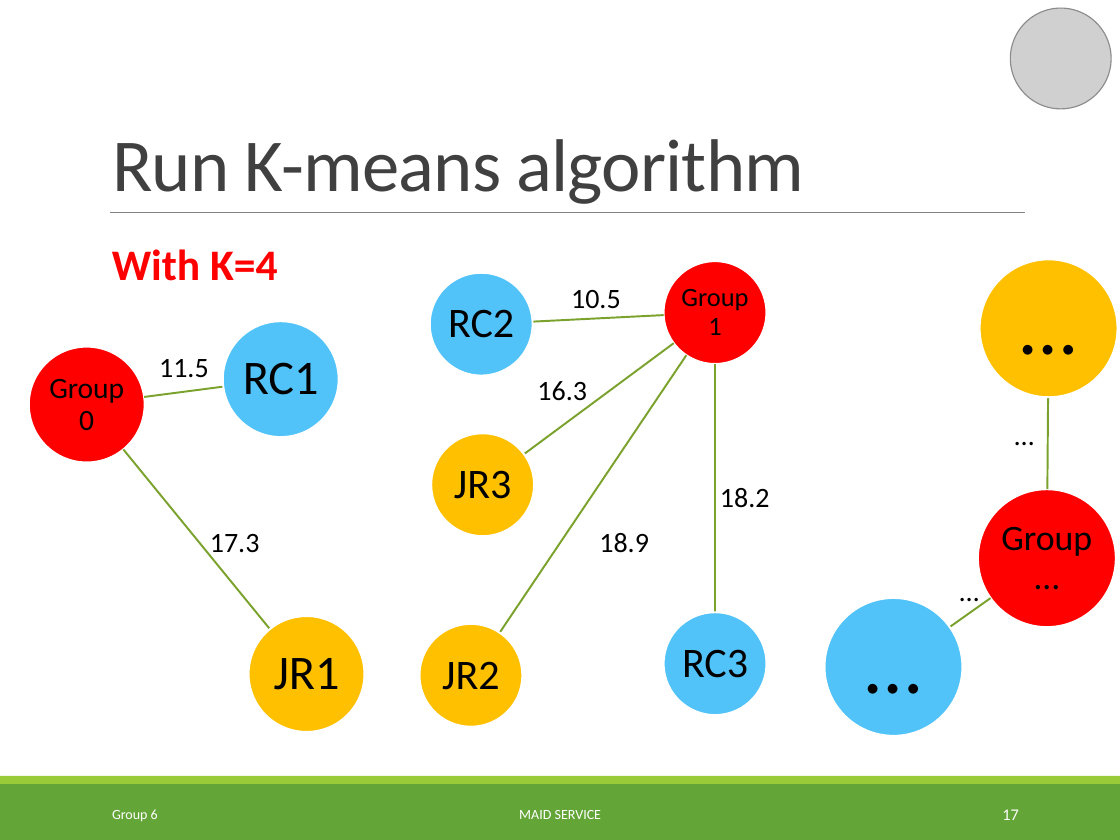
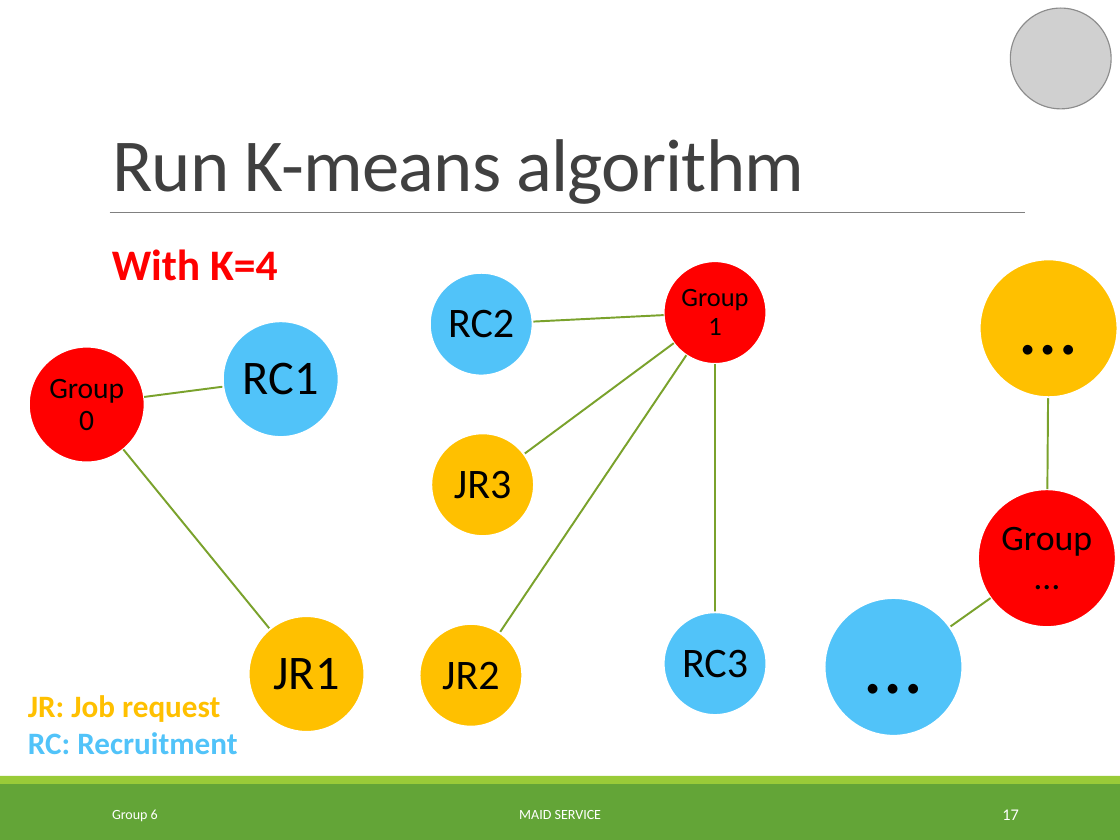
Before and after one commit to TuanBT/ms-website, a slide deck: slide 17 of Presentation/MS_Slide.pptx. Drawn at 1120x840 pixels with LibreOffice and Linux fonts; fonts in the diff are those of the drawing; grey boxes stand for pictures. Boxes give left, top, right and bottom in pixels: in the first picture for what was removed or moved away, otherwise in the second. Text is boxed around its words. In the diff, an @@ line names an element or a change of style, - is before the commit and + after.

```diff
--- a/Presentation/MS_Slide.pptx
+++ b/Presentation/MS_Slide.pptx
@@ text removed at (571,290,621,308) @@
-10.5
@@ text removed at (159,359,209,377) @@
-11.5
@@ text removed at (537,381,587,407) @@
-16.3
@@ text removed at (1004,412,1046,457) @@
-…
@@ text removed at (720,488,770,508) @@
-18.2
@@ text removed at (210,534,260,559) @@
-17.3
@@ text removed at (599,533,649,553) @@
-18.9
@@ text removed at (949,568,991,613) @@
-…
@@ text added at (28,695,237,754), 20 pt, text #51C3F9, bold @@
+JR: Job request
+RC: Recruitment
```
Also in this commit, not shown: 3 other slides changed.
